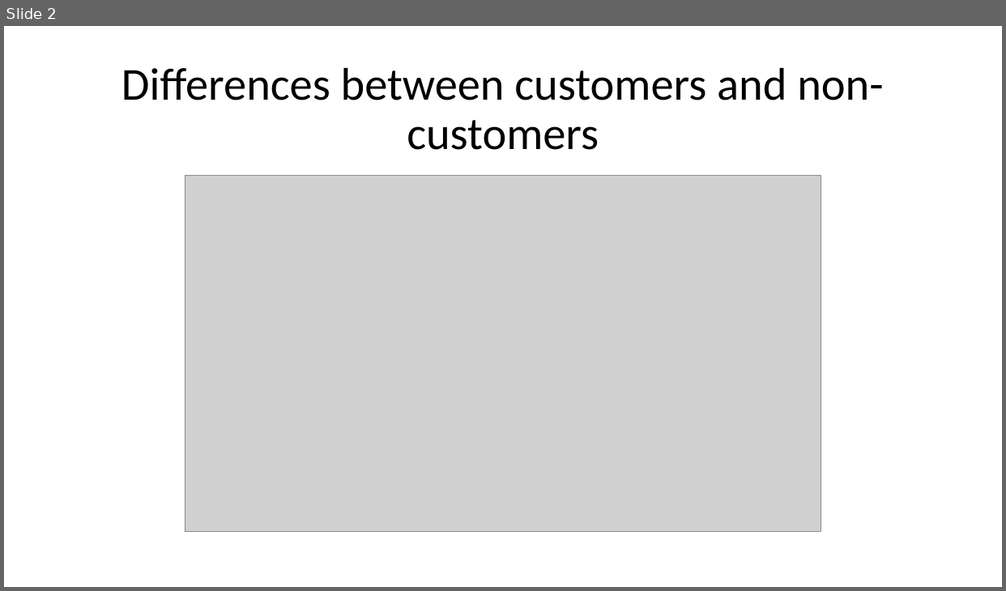
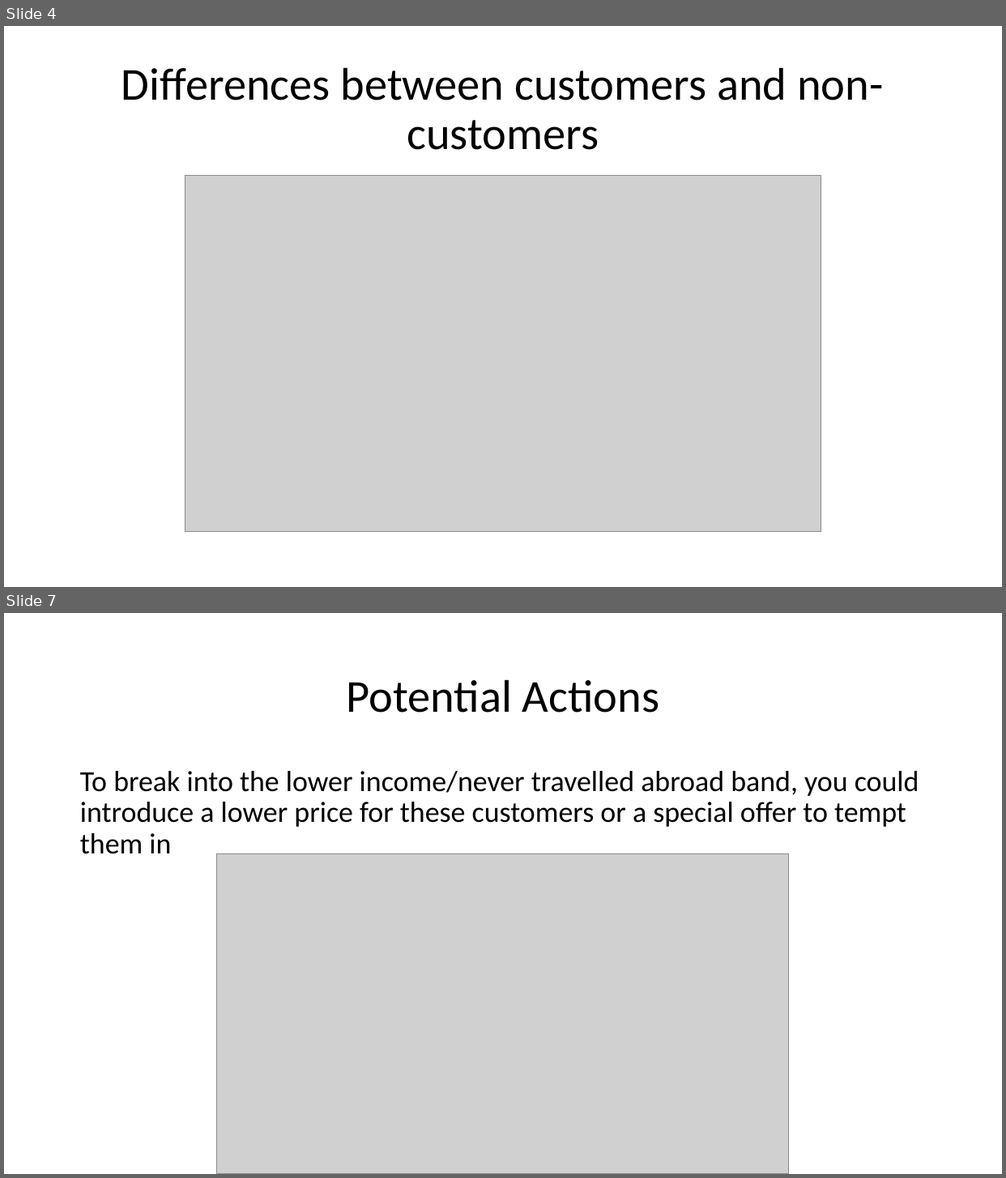
Before and after one commit to SL477/Travel_Insurance_habits, a slide deck: Travel Insurance Customers Travel Habits.pptx. Shown one above the other, each under a label of ours: slide 2 before the commit, slides 4 and 7 after it; the slides between them are not shown. The pictures are 1006x591 and 1006x1178 pixels, drawn with LibreOffice and Linux fonts; fonts in the diff are those of the drawing; grey boxes stand for pictures. Boxes give left, top, right and bottom in pixels: in the first picture for what was removed or moved away, otherwise in the second. Text is boxed around its words. In the diff, an @@ line names an element or a change of style, - is before the commit and + after.

```diff
--- a/Travel Insurance Customers Travel Habits.pptx
+++ b/Travel Insurance Customers Travel Habits.pptx
@@ slide 7 added at bbox=[4, 613, 1002, 1174], background #FFFFFF @@
@@ title added at bbox=[346, 679, 659, 713], 44 pt, text #000000 @@
+Potential Actions
@@ text added at bbox=[80, 771, 919, 854], 28 pt, text #000000 @@
+To break into the lower income/never travelled abroad band, you could introduce a lower price for these customers or a special offer to tempt them in
@@ picture added at bbox=[217, 854, 790, 1174] @@
@@ what was slide 2 is now slide 4 @@
```
Also in this commit, not shown: 1 slide changed, 5 other slides added, 8 other files.
